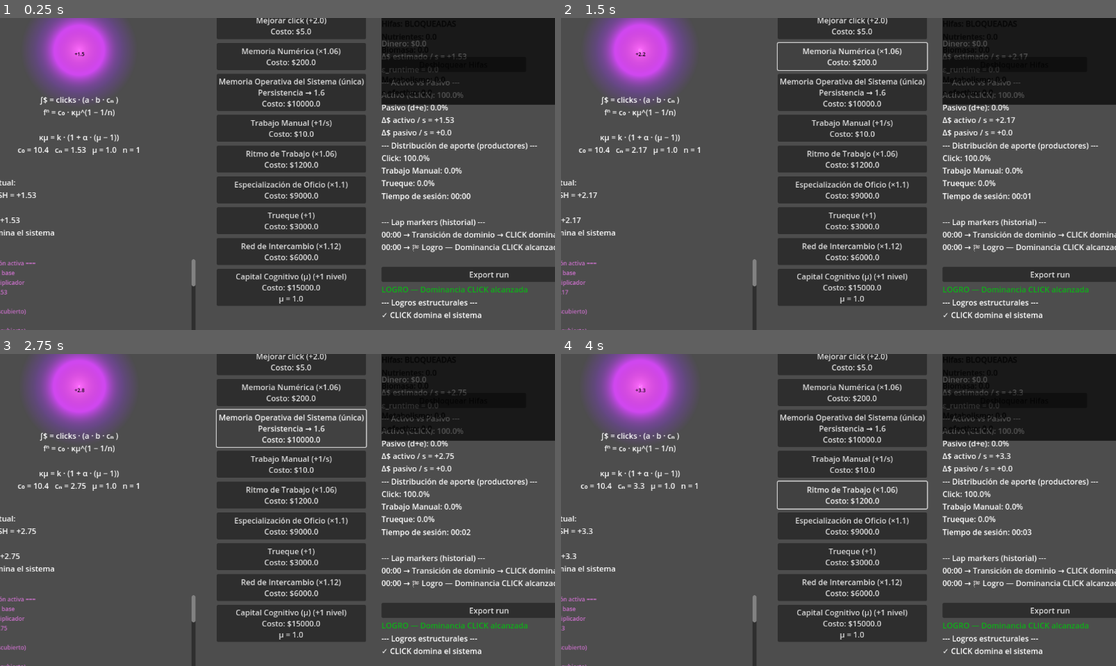
Above: before the commit, frames 1-4 (two rows, left to right).
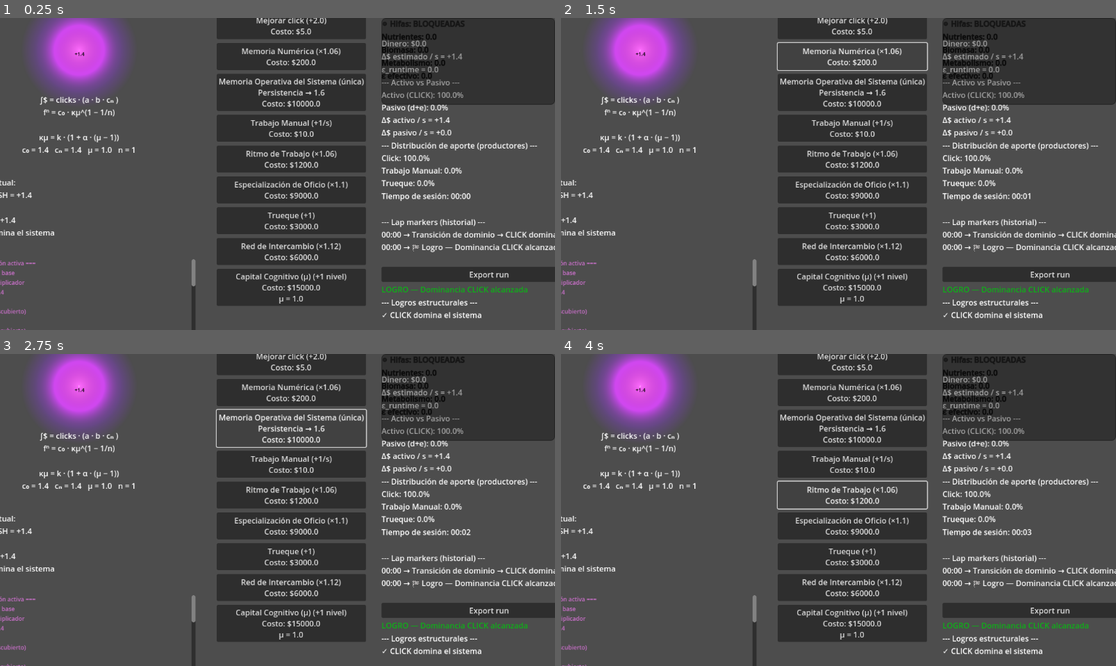
Above: after the commit, the same moments.

Repository: amurito/godot-idle-game
Game: Godot game, scene res://main.tscn
Two runs of this game, one before a commit and one after it. Both use one fixed random seed, a clock stepped at 60 frames per second and the inputs below.
Inputs:
- Up to frame 1 (0.25 s): no input
- Up to frame 2 (1.5 s): click "Mejorar click (+2.0) Costo: $…" at 0.5 s; click "Memoria Numérica (×1.06) Cost…" at 1.25 s
- Up to frame 3 (2.75 s): click "Memoria Operativa del Sistema…" at 2 s
- Up to frame 4 (4 s): click "Trabajo Manual (+1/s) Costo: …" at 2.75 s; click "Ritmo de Trabajo (×1.06) Cost…" at 3.5 s

The runs differ from the first frame. In frame 1, 7.7% of the frame differs, in the area x 0-100%, y 0-89%; in frame 2, 7.8%; in frame 3, 7.8%; in frame 4, 7.8%.

Commit message:
Initial commit — IDLE core + Fungi DLC + mutations system

Diff:
--- a/ReactorVisual.gd
+++ b/ReactorVisual.gd
@@ -50,6 +50,8 @@
 
 	var size_growth = lerp(1.0, 1.75, growth)
 	scale = Vector2.ONE * base_scale * size_growth
+	var p_scale = lerp(0.4, 1.6, clamp(activity + saturation * 0.5, 0.0, 1.0))
+	particles.scale = Vector2.ONE * p_scale
 	if norm > 1.0:
 		saturation = min(1.0, saturation + (norm - 1.0) * 0.02)
 
@@ -66,7 +68,9 @@
 	core.scale = Vector2.ONE * (pulse + chaos)
 
 	ring.rotation += delta * (0.4 + activity * 2.5 + saturation * 1.5)
-	particles.amount = int(20 + activity * 80 + saturation * 120)
+	particles.amount = int(30 + activity * 120 + saturation * 200)
+	particles.lifetime = lerp(0.6, 1.6, activity)
+
 
 	var calm = Color(1, 0.4, 1)
 	var hot = Color(1, 0.2, 0.8)
--- a/fungi.tscn
+++ b/fungi.tscn
@@ -3,7 +3,18 @@
 [ext_resource type="Theme" uid="uid://c3i7d0q3n8d5e" path="res://fungi_theme.tres" id="1_bgtdn"]
 [ext_resource type="Script" uid="uid://chwpt8ctyh6x4" path="res://fungi_ui.gd" id="1_v67og"]
 
-[sub_resource type="StyleBoxFlat" id="StyleBoxFlat_v67og"]
+[sub_resource type="StyleBoxFlat" id="StyleBoxFlat_bgtdn"]
+bg_color = Color(0.19333655, 0.05544704, 0.2852705, 0.5254902)
+border_width_left = 2
+border_width_top = 2
+border_width_right = 2
+border_width_bottom = 2
+border_color = Color(0.7055968, 0.35253903, 1, 0.8)
+border_blend = true
+corner_radius_top_left = 8
+corner_radius_top_right = 8
+corner_radius_bottom_right = 8
+corner_radius_bottom_left = 8
 
 [node name="FungiUI" type="Control" groups=["fungi_ui"]]
 custom_minimum_size = Vector2(300, 160)
@@ -29,7 +40,7 @@
 offset_bottom = 180.0
 grow_horizontal = 0
 mouse_filter = 2
-theme_override_styles/panel = SubResource("StyleBoxFlat_v67og")
+theme_override_styles/panel = SubResource("StyleBoxFlat_bgtdn")
 
 [node name="VBoxContainer" type="VBoxContainer" parent="Panel"]
 custom_minimum_size = Vector2(300, 120)
--- a/fungi_ui.gd
+++ b/fungi_ui.gd
@@ -13,11 +13,17 @@
 @onready var lbl_biomass   = $Panel/VBoxContainer/Biomasa
 @onready var btn_hifas     = $Panel/VBoxContainer/DesbloquearHifas
 @export var fungi_color : Color = Color(0.78, 0.3, 1.0) # violeta micelial
+@export var fungi_color_active   = Color(0.78, 0.3, 1.0)
+@export var fungi_color_blocked  = Color(0.35, 0.2, 0.45)
 
 
 var hifas_unlocked := false
 var nutrients := 0.0
 var biomass := 0.0
+var pulse := 0.0
+var mutation_hyperassimilation := false
+const BIOMASS_MIN := 500.0
+
 
 # --- Salidas físicas hacia el sistema ---
 var epsilon_effective := 0.0
@@ -25,6 +31,7 @@
 
 const NUTRIENT_FROM_EPS := 5.0
 const GROWTH_RATE := 0.25
+
 func apply_fungi_color():
 	var labels = [
 		lbl_status,
@@ -36,20 +43,26 @@
 
 	for l in labels:
 		if l:
-			l.set("theme_override_colors/font_color", fungi_color)
-			l.set("theme_override_colors/font_outline_color", Color(0.05, 0.0, 0.08))
-			l.set("theme_override_constants/outline_size", 1)
-
+			l.add_theme_color_override("font_color", fungi_color)
+			l.add_theme_color_override("font_outline_color", Color(0.1, 0.0, 0.15))
+			l.add_theme_constant_override("outline_size", 2)
+func activate_hyperassimilation():
+	mutation_hyperassimilation = true
+	print("🧬 MUTACIÓN ACTIVADA: HIPERASIMILACIÓN")
 
 
 func _ready():
 	print("🍄 Biosfera online")
 	apply_fungi_color()
+	btn_hifas.visible = false
+
 
 	if btn_hifas.pressed.is_connected(_on_DesbloquearHifas_pressed):
 		btn_hifas.pressed.disconnect(_on_DesbloquearHifas_pressed)
 
 	btn_hifas.pressed.connect(_on_DesbloquearHifas_pressed)
+	lbl_status.add_theme_constant_override("outline_size", 3)
+	lbl_status.add_theme_color_override("font_outline_color", Color(0.2, 0.0, 0.3))
 
 	update_ui()
 
@@ -57,11 +70,22 @@
 func _process(delta):
 	if main == null:
 		return
+
+	# 🔓 Emergencia metabólica
 	if not hifas_unlocked:
-		return
+		if main.epsilon_runtime > 0.4 \
+		and main.get_delta_total() > 5.0 \
+		and main.get_mu_structural_factor() < 1.2:
+			hifas_unlocked = true
+			update_ui()
+		return  # ⬅️ todavía no procesamos metabolismo
+
+	# --- A partir de acá, hifas activas ---
 	var eps := float(main.epsilon_runtime)
 	var mu  := float(main.get_mu_structural_factor())
-
+	if not mutation_hyperassimilation:
+		if main.epsilon_runtime > 0.6 and main.get_flexibility() < 0.05 and biomass > BIOMASS_MIN:
+			activate_hyperassimilation()
 
 		# 1) Nutrientes = entropía económica
 	var nutrient_flow := eps * NUTRIENT_FROM_EPS
@@ -80,7 +104,10 @@
 		metabolism = biomass / delta_money
 	else:
 		metabolism = 0.0
+	pulse += delta * 2.0
+	var breathe = 0.5 + sin(pulse) * 0.05
 
+	$Panel.modulate = Color(1, 1, 1, breathe)
 	update_ui()
 
 
@@ -99,16 +126,18 @@
 	return clamp(log(1.0 + biomass) / 3.0, 0.0, 1.0)
 
 func update_ui():
+
+	btn_hifas.visible = false
 	if hifas_unlocked:
-		lbl_status.text = "Hifas: ACTIVAS"
-		btn_hifas.text = "Hifas activas"
-		btn_hifas.disabled = true
+		lbl_status.text = "🟣 Hifas: ACTIVAS"
+		lbl_status.modulate = fungi_color
 	else:
-		lbl_status.text = "Hifas: BLOQUEADAS"
-		btn_hifas.text = "Desbloquear Hifas"
-		btn_hifas.disabled = false
+		lbl_status.text = "⚫ Hifas: BLOQUEADAS"
+		lbl_status.modulate = Color(fungi_color, 0.6)
 
 	lbl_nutrients.text = "Nutrientes: " + str(snapped(nutrients, 0.1))
 	lbl_biomass.text   = "Biomasa: " + str(snapped(biomass, 0.1))
 	$Panel/VBoxContainer/Metabolismo.text = "Metabolismo: " + str(snapped(metabolism, 0.001))
 	$Panel/VBoxContainer/EpsilonEff.text = "ε efectivo: " + str(snapped(epsilon_effective, 0.01))
+	if mutation_hyperassimilation:
+		lbl_status.text = "Hifas: HIPERASIMILACIÓN"
--- a/main.gd
+++ b/main.gd
@@ -31,7 +31,7 @@
 var click_multiplier_upgrade_cost: float = 200.0
 
 # Persistencia base estructural (c₀)
-var persistence_base: float = 10.4
+var persistence_base: float = 1.4
 # Estado dinámico observado (cₙ)
 var persistence_dynamic: float = 1.4
 
@@ -123,9 +123,6 @@
 var accounting_base_cost := 50000.0
 var accounting_cost_scale := 2.0
 
-#
-### DLC FUNGI — constantes
-var FUNGI_MU_BETA := fungi_plasticity # impacto en μ
 # =====================================================
 var epsilon_effective := 0.0
 
@@ -245,11 +242,22 @@
 
 	# μ fúngico (biomasa)
 	var mu_fungi := 1.0
+	var b := 0.0
+	var plasticity := fungi_plasticity
+
 	if fungi_ui != null and fungi_ui.has_method("get_biomass"):
-		var b := float(fungi_ui.get_biomass())
-		mu_fungi = 1.0 + log(1.0 + b) * fungi_plasticity
-
-	return mu_base * mu_fungi
+		b = float(fungi_ui.get_biomass())
+
+	if mutation_homeostasis:
+		plasticity *= 0.5
+
+	mu_fungi = 1.0 + log(1.0 + b) * plasticity
+	var mu_total = mu_base * mu_fungi
+
+	if mutation_hyperassimilation:
+		mu_total *= 0.85  # o 0.9 según dureza deseada
+
+	return mu_total
 # === GENES FÚNGICOS ===
 var fungi_absorption := 0.15 # cuánto ε se disipa
 var fungi_efficiency := 0.03 # fuerza de get_biomass_beta()
@@ -258,6 +266,11 @@
 var biomasa := 0.0
 var nutrientes := 0.0
 var hifas := 0.0
+# === MUTACIONES ACTIVAS (flags reales) ===
+var mutation_hyperassimilation := false
+var mutation_symbiosis := false
+var mutation_homeostasis := false
+
 
 func get_biomass_beta() -> float:
 	return 1.0 + log(1.0 + biomasa) * fungi_efficiency
@@ -274,15 +287,24 @@
 	nutrientes -= biomass_gain * 0.5
 	nutrientes = max(nutrientes, 0)
 
-	var eps_absorbed = biomass_gain * fungi_absorption
-	epsilon_effective = max(0.0, epsilon_runtime - eps_absorbed)
+	if mutation_hyperassimilation:
+		epsilon_effective = epsilon_runtime / (1.0 + pow(biomasa, 0.6))
+	elif mutation_symbiosis:
+		epsilon_effective = epsilon_runtime * 0.65
+	else:
+		epsilon_effective = epsilon_runtime / (1.0 + biomasa)
+	# --- HOMEOSTASIS: límite biológico ---
+	if mutation_homeostasis:
+		var BIOMASS_CAP := 10.0
+		biomasa = min(biomasa, BIOMASS_CAP)
 # =====================================================
 #  CÁLCULO HIFAS v0.8 DLC
 func compute_hifas() -> float:
 	var passive = get_passive_total()
-	if passive <= 0:
-		return 0.0
-	return pow(passive, 0.6)
+	var h := pow(passive, 0.6)
+	if mutation_homeostasis:
+		h *= 0.85
+	return h
 # =====================================================
 # CÁLCULO NUTRIENTES v0.8 DLC
 func update_nutrients(delta):
@@ -310,7 +332,9 @@
 		genome.hiperasimilacion = "dormido"
 
 	# PARASITISMO (biomasa alta drenando economía)
-	if biomasa > 15.0 and get_delta_total() > 0:
+	if mutation_homeostasis:
+		genome.parasitismo = "bloqueado"
+	elif biomasa > 15.0 and get_delta_total() > 0:
 		genome.parasitismo = "activo"
 	elif biomasa > 5.0:
 		genome.parasitismo = "latente"
@@ -327,7 +351,9 @@
 
 	# ESPORULACIÓN (sistema bajo estrés)
 	var bio_pressure := get_structural_pressure()
-	if bio_pressure > 20.0:
+	if mutation_homeostasis:
+		genome.esporulacion = "bloqueado"
+	elif bio_pressure > 20.0:
 		genome.esporulacion = "activo"
 	elif bio_pressure > 8.0:
 		genome.esporulacion = "latente"
@@ -341,6 +367,71 @@
 		genome.simbiosis = "latente"
 	else:
 		genome.simbiosis = "dormido"
+	# ACTIVACIÓN DEFINITIVA — HIPERASIMILACIÓN
+	if genome.hiperasimilacion == "activo" and not mutation_hyperassimilation:
+		activate_hyperassimilation()
+	# ACTIVACIÓN DEFINITIVA — SIMBIOSIS
+	if not mutation_hyperassimilation \
+	and genome.simbiosis == "activo" \
+	and not mutation_symbiosis:
+		activate_symbiosis()
+
+func activate_hyperassimilation():
+	if mutation_homeostasis:
+		return
+
+	mutation_hyperassimilation = true
+	add_lap("🧬 Mutación irreversible — HIPERASIMILACIÓN")
+	print("🧬 HIPERASIMILACIÓN ACTIVADA")
+
+	# efectos estructurales inmediatos
+	apply_flexibility_modifier(0.85)
+	enable_persistence_inertia(0.25)
+func activate_homeostasis():
+	if mutation_homeostasis:
+		return
+
+	mutation_homeostasis = true
+	mutation_hyperassimilation = false # bloqueo cruzado
+
+	# --- efectos inmediatos ---
+	epsilon_runtime *= 0.85
+	epsilon_peak = min(epsilon_peak, 1.0)
+
+	omega_min = max(omega_min, 0.35)
+
+	accounting_effect *= 1.25
+
+	add_lap("🧬 Mutación irreversible — HOMEOSTASIS")
+	system_message_label.text = "El sistema entra en HOMEOSTASIS: estabilidad estructural priorizada"
+func activate_symbiosis():
+	mutation_symbiosis = true
+	add_lap("🧬 Mutación irreversible — SIMBIOSIS ESTRUCTURAL")
+	print("🧬 SIMBIOSIS ACTIVADA")
+
+	# efectos estructurales
+	apply_symbiotic_stabilization()
+# === EFECTOS DE MUTACIÓN ===
+
+var persistence_inertia := 1.0
+
+func apply_flexibility_modifier(factor: float):
+	omega *= factor
+	omega_min *= factor
+
+func enable_persistence_inertia(factor: float):
+	persistence_inertia = factor
+
+func apply_symbiotic_stabilization():
+	# más flexibilidad estructural
+	omega = min(1.0, omega * 1.25)
+
+	# amortiguación permanente del estrés
+	accounting_effect = min(0.6, accounting_effect + 0.15)
+
+	# mejora pasivo sin romper el modelo
+	trueque_efficiency *= 1.1
+	auto_multiplier *= 1.05
 
 # =====================================================
 #  FORMATO TEXTO FÓRMULA
@@ -531,10 +622,10 @@
 
 	# converge sin overshoot
 	persistence_dynamic = lerp(
-		persistence_dynamic,
-		target,
-		clamp(a * delta * 0.4, 0.0, 0.25)
-	)
+	persistence_dynamic,
+	target,
+	clamp(a * delta * 0.4 * persistence_inertia, 0.0, 0.25)
+)
 
 
 # === Persistencia estructural ===
@@ -916,6 +1007,14 @@
 	update_biosphere(delta)
 	hifas = compute_hifas()
 	update_genome()
+	# DECISIÓN EVOLUTIVA — HOMEOSTASIS
+	# ============================
+	if not mutation_homeostasis and not mutation_hyperassimilation:
+		if epsilon_runtime < 0.25 \
+		and omega_min > 0.35 \
+		and biomasa > 3.0 \
+		and accounting_level >= 1:
+			activate_homeostasis()
 
 
 	# 6) cooldown estructural
@@ -1033,7 +1132,8 @@
 		return "TENSO"
 	else:
 		return "FLEXIBLE"
-
+func get_flexibility() -> float:
+	return omega
 # =====================================================
 # DLC — INTERFAZ FUNGÍCA v0.8
 func _on_Biosfera_pressed() -> void:
@@ -1257,6 +1357,7 @@
 	else:
 		lap_markers_label.text = ""
 
+
 	# === BOTONES CLICK ===
 
 	upgrade_click_button.text = "Mejorar click (+%s)\nCosto: $%s" % [str(snapped(click_value + 1, 0.01)), str(round(click_upgrade_cost))]
@@ -1290,4 +1391,12 @@
 		t += "Red micelial: " + genome.red_micelial + "\n"
 		t += "Esporulación: " + genome.esporulacion + "\n"
 		t += "Simbiosis: " + genome.simbiosis
+		if mutation_hyperassimilation:
+			t += "\n⚠️ Ruta evolutiva: HIPERASIMILACIÓN"
+		elif mutation_symbiosis:
+			t += "\n🌱 Ruta evolutiva: SIMBIOSIS"
+		if mutation_homeostasis:
+			t += "\n⚖️ Ruta evolutiva: HOMEOSTASIS"
+		elif mutation_hyperassimilation:
+			t += "\n⚠️ Ruta evolutiva: HIPERASIMILACIÓN"
 		return t
Not shown, changed: export_presets.cfg
